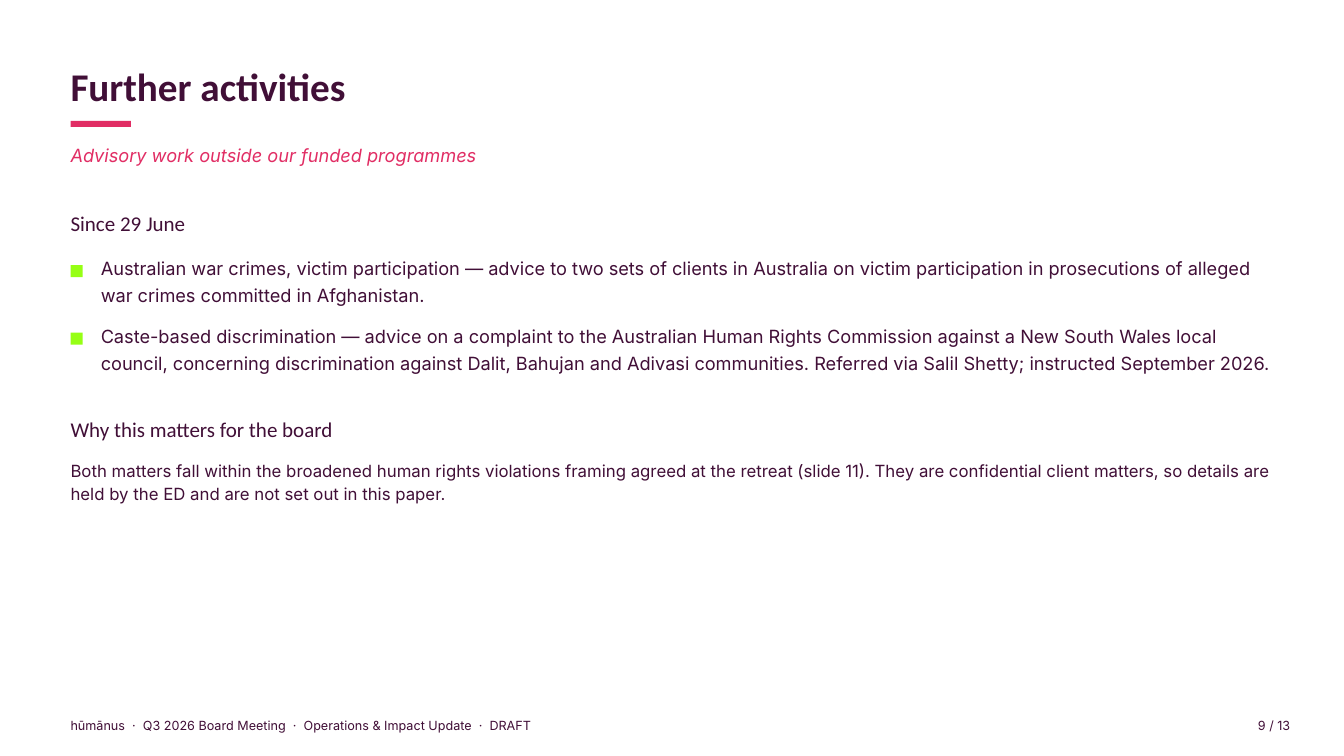
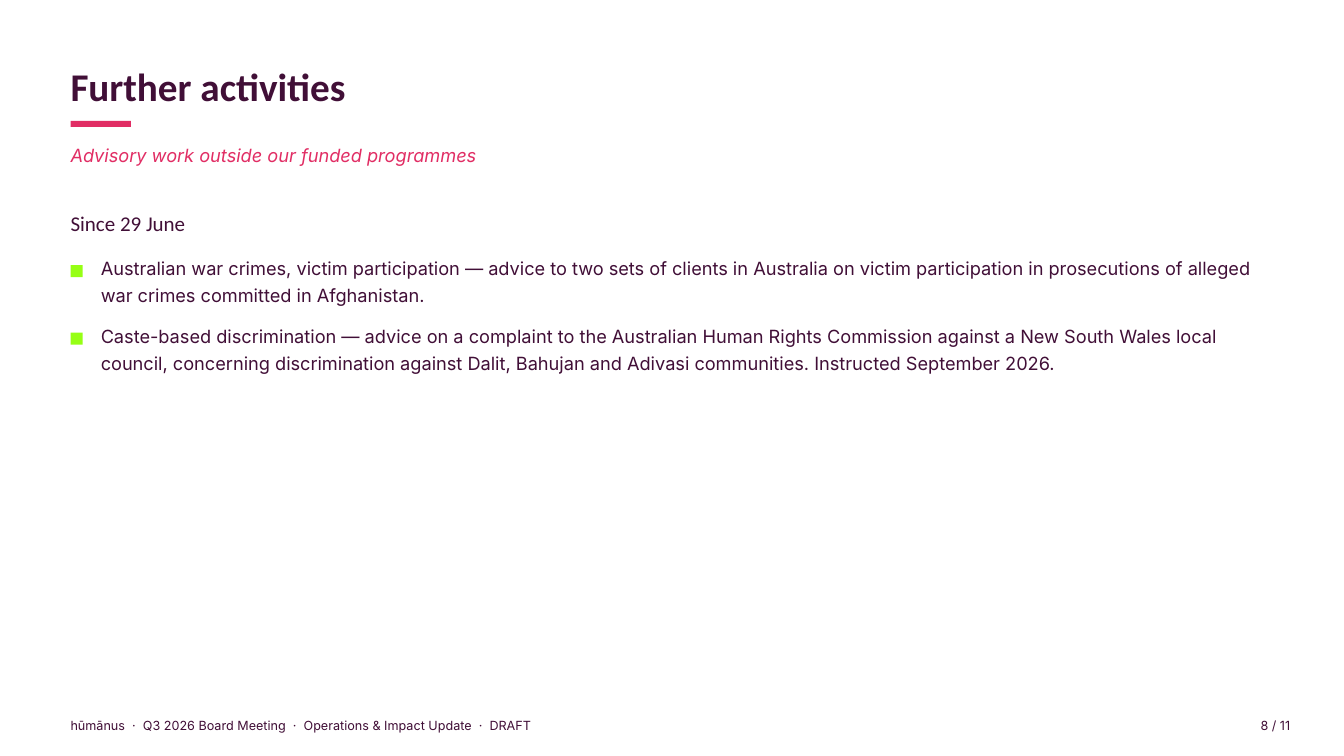
Before and after one commit to evafrances04/humanusGovernance, a slide deck: slide 8 of 2026/Q3/ED-Operations-Impact-Q3-2026-DRAFT.pptx (slide 9 before the commit). Drawn at 1344x756 pixels with LibreOffice and Linux fonts; fonts in the diff are those of the drawing. Boxes give left, top, right and bottom in pixels: in the first picture for what was removed or moved away, otherwise in the second. Text is boxed around its words. In the diff, an @@ line names an element or a change of style, - is before the commit and + after.

```diff
--- a/2026/Q3/ED-Operations-Impact-Q3-2026-DRAFT.pptx
+++ b/2026/Q3/ED-Operations-Impact-Q3-2026-DRAFT.pptx
@@ text at (101, 329, 1216, 374): text changed @@
-Caste-based discrimination — advice on a complaint to the Australian Human Rights Commission against a New South Wales local council, concerning discrimination against Dalit, Bahujan and Adivasi communities. Referred via Salil Shetty; instructed September 2026.
+Caste-based discrimination — advice on a complaint to the Australian Human Rights Commission against a New South Wales local council, concerning discrimination against Dalit, Bahujan and Adivasi communities. Instructed September 2026.
@@ text removed at (71, 422, 332, 441) @@
-Why this matters for the board
@@ text removed at (71, 463, 1269, 504) @@
-Both matters fall within the broadened human rights violations framing agreed at the retreat (slide 11). They are confidential client matters, so details are held by the ED and are not set out in this paper.
@@ text at (1261, 720, 1290, 730): text changed @@
-9 / 13
+8 / 11
```
Also in this commit, not shown: 8 other slides changed, 2 slides removed, 6 other files.
